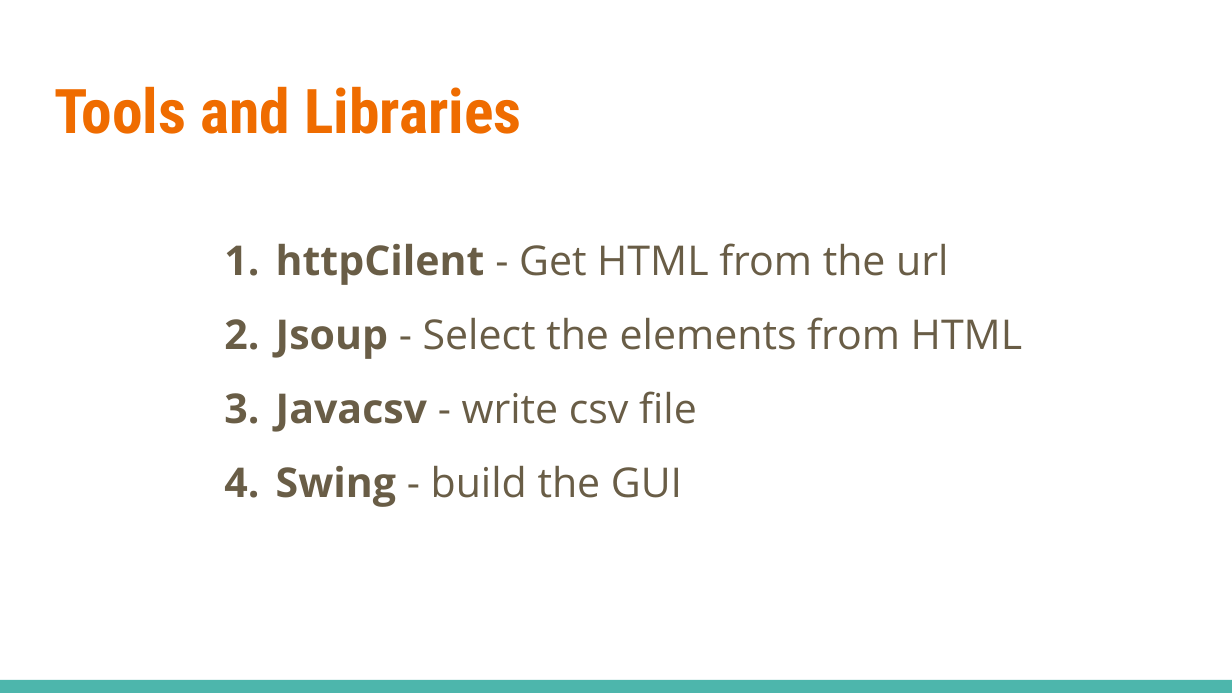
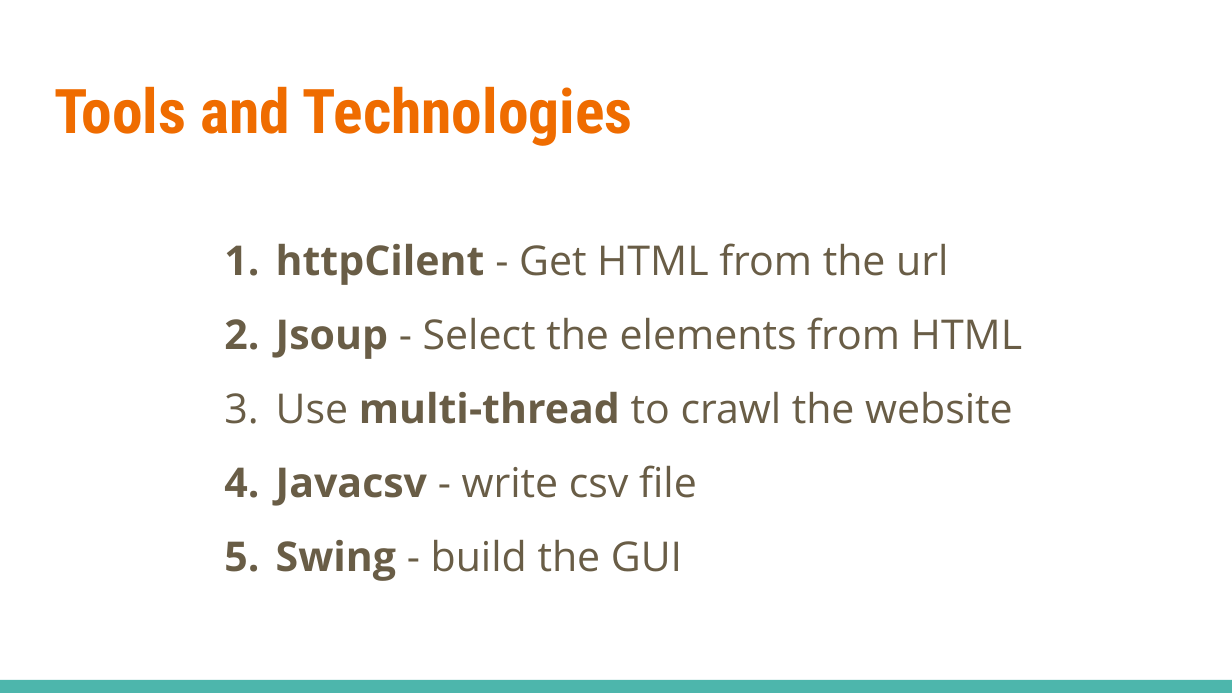
Before and after one commit to Tianhui0711/CS5004-Spring2020, a slide deck: slide 5 of FinalProject/FinalProject_MyWebCrawler.pptx. Drawn at 1232x693 pixels with LibreOffice and Linux fonts; fonts in the diff are those of the drawing. Boxes give left, top, right and bottom in pixels: in the first picture for what was removed or moved away, otherwise in the second. Text is boxed around its words. In the diff, an @@ line names an element or a change of style, - is before the commit and + after.

Commit message:
Improve the crawler speed by using multi-thread

```diff
--- a/FinalProject/FinalProject_MyWebCrawler.pptx
+++ b/FinalProject/FinalProject_MyWebCrawler.pptx
@@ title at box(54, 86, 633, 146): text changed @@
-Tools and Libraries
+Tools and Technologies
@@ text at box(276, 391, 1013, 424): paragraph added @@
+3. Use multi-thread to crawl the website
```
Also in this commit, not shown: 2 other slides changed, 13 other files.
